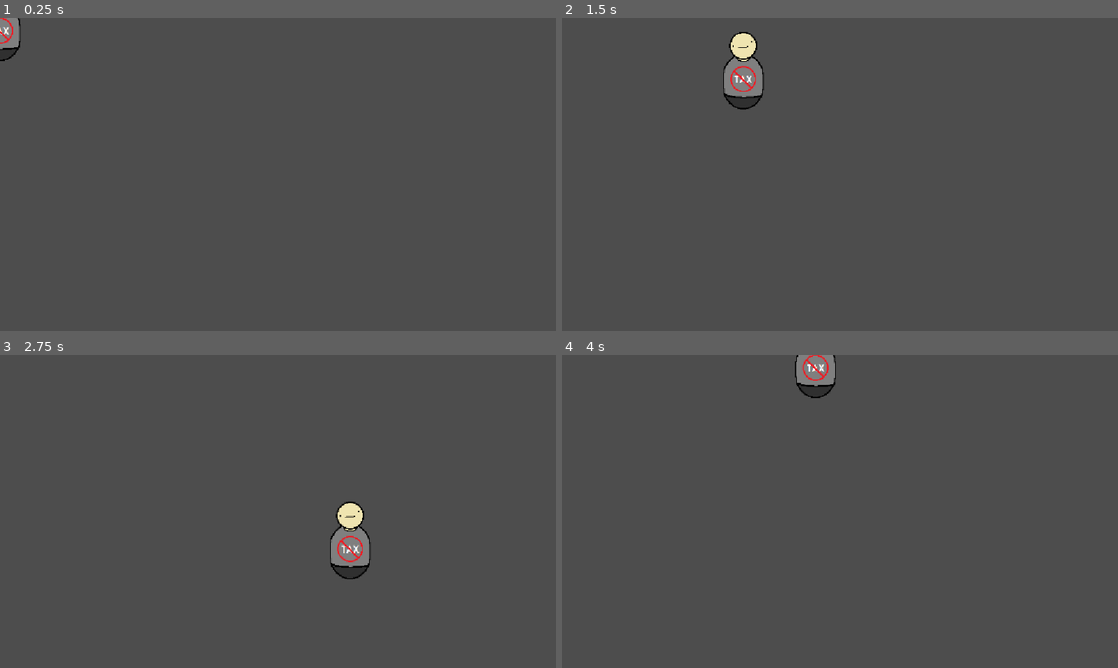
Above: before the commit, frames 1-4 (two rows, left to right).
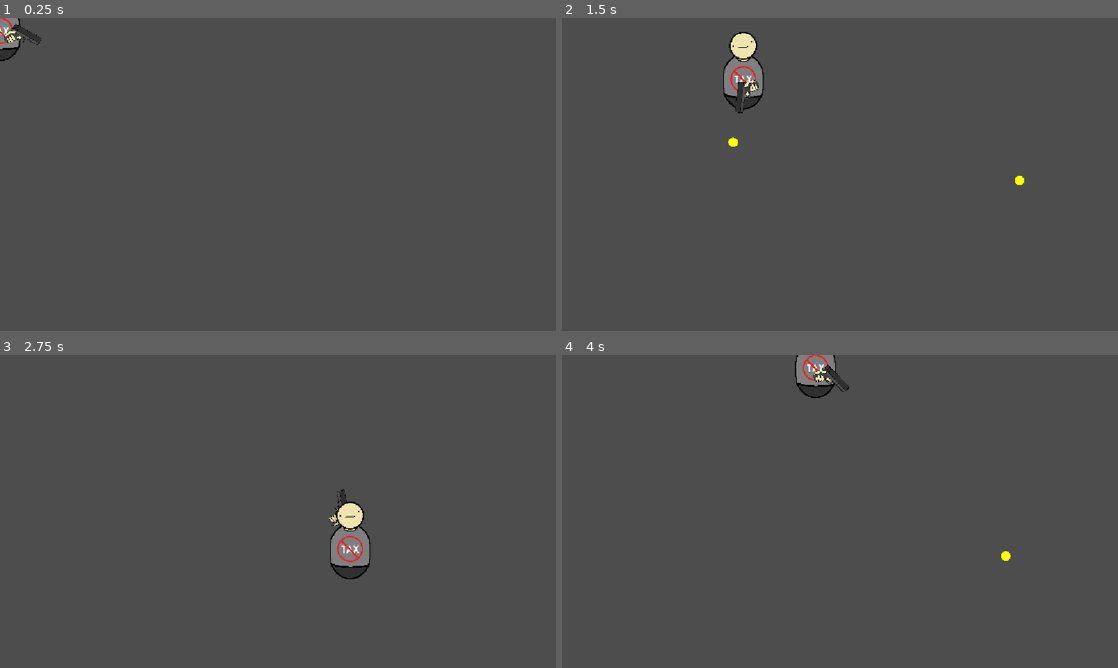
Above: after the commit, the same moments.

Repository: chiefpat450119/GMTK-2026
Game: Godot game, scene res://scenes/player.tscn
Two runs of this game, one before a commit and one after it. Both use one fixed random seed, a clock stepped at 60 frames per second and the inputs below. The project has no main scene, so this scene is started directly.
Inputs (mouse positions are in pixels of both pictures, inside the frame that each line leads up to):
- Up to frame 1 (0.25 s): no input
- Up to frame 2 (1.5 s): tap Enter at 0.5 s; move the mouse to (962, 158) at 0.52 s; hold D (Right) 0.53-1.28 s; click (962, 158) at 0.6 s; move the mouse to (728, 190) at 1.27 s; hold S (Down) from 1.28 s (still down); click (728, 190) at 1.35 s
- Up to frame 3 (2.75 s): move the mouse to (333, 442) at 2.02 s; release S (Down) at 2.03 s; hold D (Right) from 2.03 s (still down); click (333, 442) at 2.1 s
- Up to frame 4 (4 s): move the mouse to (812, 574) at 2.77 s; release D (Right) at 2.78 s; hold W (Up) 2.78-3.53 s; click (812, 574) at 2.85 s; move the mouse to (1006, 558) at 3.52 s; hold A (Left) from 3.53 s (still down); click (1006, 558) at 3.6 s

The runs differ from the first frame. In frame 1, 0.2% of the frame differs, in the area x 0-8%, y 1-9%; in frame 2, 0.3%, in the area x 29-84%, y 19-54%; in frame 3, less than 0.1%; in frame 4, 0.3%.

Commit message:
feat: added basic gun for player
Created shoot script for player that controls gun to make it follow cursor and shoot bullets with left click

Diff:
--- a/project.godot
+++ b/project.godot
@@ -41,6 +41,11 @@
 "events": [Object(InputEventKey,"resource_local_to_scene":false,"resource_name":"","device":-1,"window_id":0,"alt_press …(192 unchanged characters)…
 ]
 }
+M1={
+"deadzone": 0.2,
+"events": [Object(InputEventMouseButton,"resource_local_to_scene":false,"resource_name":"","device":-1,"window_id":0,"alt_pressed":false,"shift_pressed":false,"ctrl_pressed":false,"meta_pressed":false,"button_mask":0,"position":Vector2(0, 0),"global_position":Vector2(0, 0),"factor":1.0,"button_index":1,"canceled":false,"pressed":false,"double_click":false,"script":null)
+]
+}
 
 [physics]
 
--- a/scenes/player.tscn
+++ b/scenes/player.tscn
@@ -1,13 +1,36 @@
 [gd_scene format=3 uid="uid://cnt7cah78t0v5"]
 
 [ext_resource type="Script" uid="uid://bcj1uy352fofb" path="res://scenes/player_movement.gd" id="1_3vyb7"]
-[ext_resource type="Texture2D" uid="uid://dqr3y206l0g0y" path="res://assets/placeholder player sprite.png" id="2_g2els"]
+[ext_resource type="Texture2D" uid="uid://dqr3y206l0g0y" path="res://assets/placeholder_player_sprite.png" id="2_g2els"]
+[ext_resource type="Script" uid="uid://bytadyaeehtje" path="res://scenes/player_shoot.gd" id="3_dqkch"]
+[ext_resource type="Texture2D" uid="uid://bjte2vr1ia54r" path="res://assets/placeholder_gun_sprite.png" id="4_qlg0r"]
+[ext_resource type="PackedScene" uid="uid://cq8c1vnhfjykf" path="res://scenes/projectile.tscn" id="4_tuyoq"]
 
-[node name="Player" type="Node2D" unique_id=73221101]
+[sub_resource type="CapsuleShape2D" id="CapsuleShape2D_g4v7s"]
+radius = 41.0
+height = 162.0
 
-[node name="CharacterBody2D" type="CharacterBody2D" parent="." unique_id=1653452240]
+[node name="Player" type="CharacterBody2D" unique_id=1653452240]
 script = ExtResource("1_3vyb7")
 speed = 500.0
 
-[node name="Sprite2D" type="Sprite2D" parent="CharacterBody2D" unique_id=1306389928]
+[node name="Sprite2D" type="Sprite2D" parent="." unique_id=1306389928]
 texture = ExtResource("2_g2els")
+
+[node name="Gun Body" type="CharacterBody2D" parent="." unique_id=1415299828 node_paths=PackedStringArray("sprite", "bullet_spawn_point")]
+script = ExtResource("3_dqkch")
+sprite = NodePath("Sprite2D")
+bullet_scene = ExtResource("4_tuyoq")
+bullet_spawn_point = NodePath("Bullet Spawn Point")
+
+[node name="Sprite2D" type="Sprite2D" parent="Gun Body" unique_id=31572719]
+position = Vector2(62, -2.861023e-06)
+scale = Vector2(0.52229303, 0.522293)
+texture = ExtResource("4_qlg0r")
+
+[node name="Bullet Spawn Point" type="Node2D" parent="Gun Body" unique_id=723765235]
+position = Vector2(100, 0)
+
+[node name="CollisionShape2D" type="CollisionShape2D" parent="." unique_id=170624263]
+position = Vector2(0, 8)
+shape = SubResource("CapsuleShape2D_g4v7s")
--- a/scenes/player_movement.gd
+++ b/scenes/player_movement.gd
@@ -8,7 +8,7 @@
 
 
 # Called every frame. 'delta' is the elapsed time since the previous frame.
-func _process(delta: float) -> void:
+func _physics_process(delta: float) -> void:
 	var dir = Input.get_vector("Left", "Right", "Up", "Down")
 	velocity = dir * speed
 	move_and_slide()
--- /dev/null
+++ b/scenes/player_shoot.gd
@@ -0,0 +1,26 @@
+extends CharacterBody2D
+
+@export var sprite : Sprite2D
+
+@export var bullet_scene : PackedScene
+@export var bullet_spawn_point : Node2D
+
+func _physics_process(delta: float) -> void:
+	look_at(get_global_mouse_position())
+
+	if abs(rad_to_deg(transform.get_rotation())) > 90:
+		sprite.flip_v = true
+	else:
+		sprite.flip_v = false
+
+	# Makes the gun look like it's rotating around the player in 3D space
+	if rad_to_deg(transform.get_rotation()) < -45 and rad_to_deg(transform.get_rotation()) > -135:
+		sprite.z_index = -1
+	else:
+		sprite.z_index = 0
+
+	if Input.is_action_just_pressed("M1"):
+		var bullet : Node2D = bullet_scene.instantiate()
+		bullet.global_transform = bullet_spawn_point.global_transform
+		bullet.rotation = rotation
+		add_child(bullet)
--- /dev/null
+++ b/scenes/projectile.gd
@@ -0,0 +1,9 @@
+extends CharacterBody2D
+
+@export var speed : float = 100
+
+func _enter_tree() -> void:
+	velocity = Vector2(speed, 0).rotated(rotation)
+
+func _physics_process(delta: float) -> void:
+	move_and_slide()
--- /dev/null
+++ b/scenes/projectile.tscn
@@ -0,0 +1,13 @@
+[gd_scene format=3 uid="uid://cq8c1vnhfjykf"]
+
+[ext_resource type="Texture2D" uid="uid://dc6l22uy3gfvf" path="res://assets/placeholder_bullet.png" id="1_c8fcr"]
+[ext_resource type="Script" uid="uid://cv2es8eidtixv" path="res://scenes/projectile.gd" id="1_q3m7n"]
+
+[node name="Projectile" type="CharacterBody2D" unique_id=1243975335]
+top_level = true
+script = ExtResource("1_q3m7n")
+speed = 1000.0
+
+[node name="Sprite2D" type="Sprite2D" parent="." unique_id=1036717662]
+scale = Vector2(0.625, 0.625)
+texture = ExtResource("1_c8fcr")
Binary file added: assets/placeholder_bullet.png
Not shown, changed: assets/placeholder_bullet.png.import
Binary file added: assets/placeholder_gun_sprite.png
Not shown, added: assets/placeholder_gun_sprite.png.import
Renamed: assets/placeholder player sprite.png -> assets/placeholder_player_sprite.png
Not shown, changed: assets/placeholder_player_sprite.png.import
Binary file removed: scenes/bob.png
Not shown, added: scenes/player_shoot.gd.uid
Not shown, added: scenes/projectile.gd.uid
